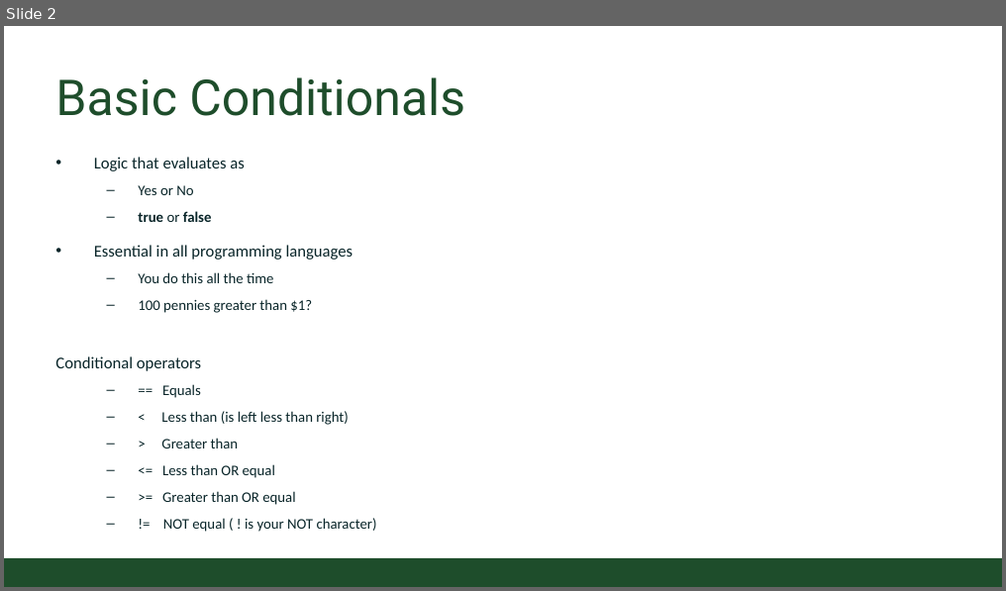
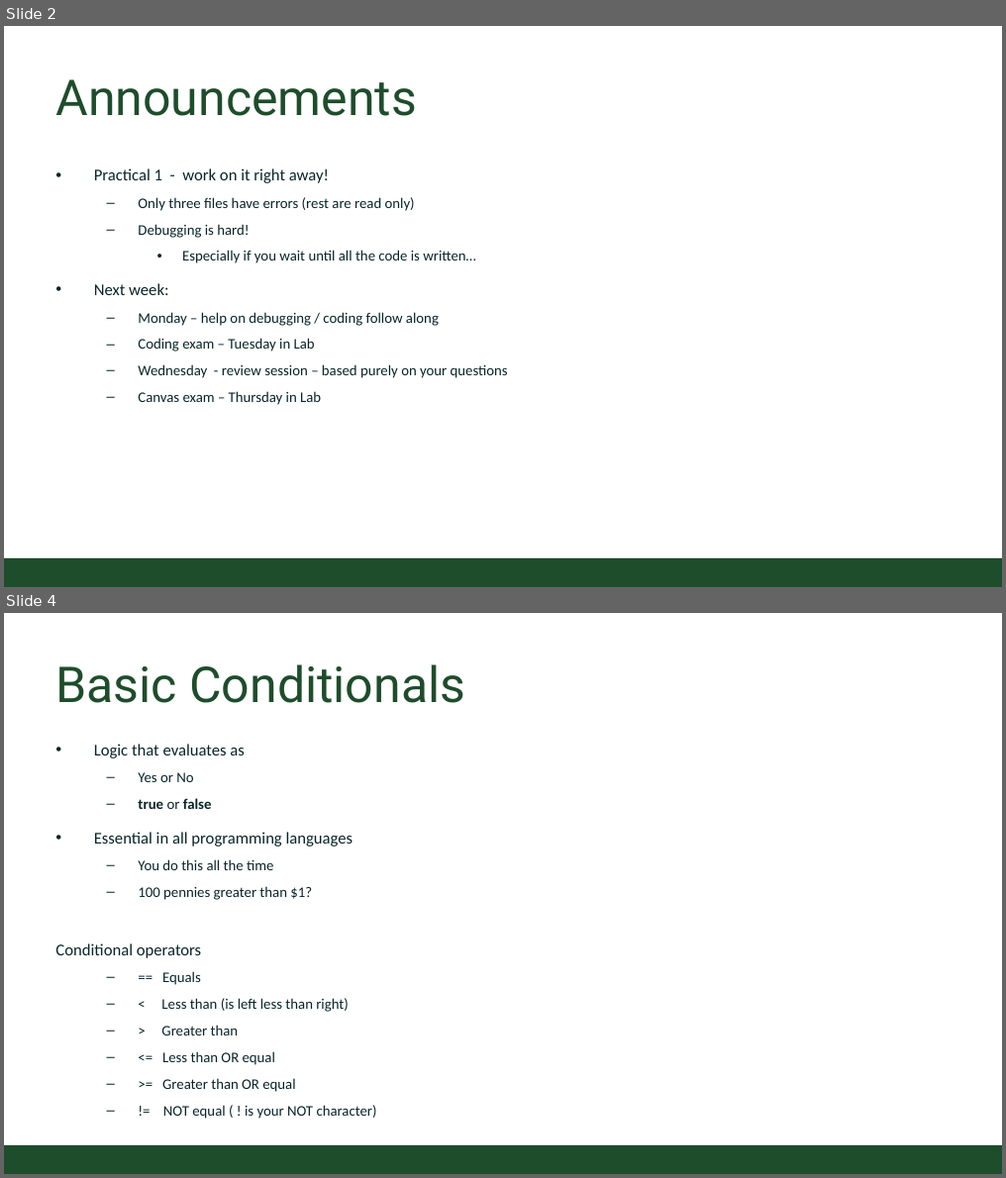
Before and after one commit to CSU-CompSci-CS163-4/Handouts, a slide deck: slides/On-Campus/03_01_Branching.pptx. Shown one above the other, each under a label of ours: slide 2 before the commit, slides 2 and 4 after it; the slides between them are not shown. The pictures are 1006x591 and 1006x1178 pixels, drawn with LibreOffice and Linux fonts; fonts in the diff are those of the drawing; background and template pictures are left out. Boxes give left, top, right and bottom in pixels: in the first picture for what was removed or moved away, otherwise in the second. Text is boxed around its words. In the diff, an @@ line names an element or a change of style, - is before the commit and + after.

```diff
--- a/slides/On-Campus/03_01_Branching.pptx
+++ b/slides/On-Campus/03_01_Branching.pptx
@@ slide 2 added at bbox=[4, 26, 1002, 587], background #FFFFFF; not listed: 1 template element that a slide beside it also shows @@
@@ title added at bbox=[55, 79, 416, 116], 54 pt, text #1E4D2B @@
+Announcements
@@ text added at bbox=[94, 169, 508, 405], 16 pt, text #092529 @@
+• Practical 1 - work on it right away!
+  – Only three files have errors (rest are read only)
+  – Debugging is hard!
+    • Especially if you wait until all the code is written…
+• Next week:
+  – Monday – help on debugging / coding follow along
+  – Coding exam – Tuesday in Lab
+  – Wednesday - review session – based purely on your questions
+  – Canvas exam – Thursday in Lab
@@ what was slide 2 is now slide 4 @@
```
Also in this commit, not shown: 3 other slides added, 1 other file.
